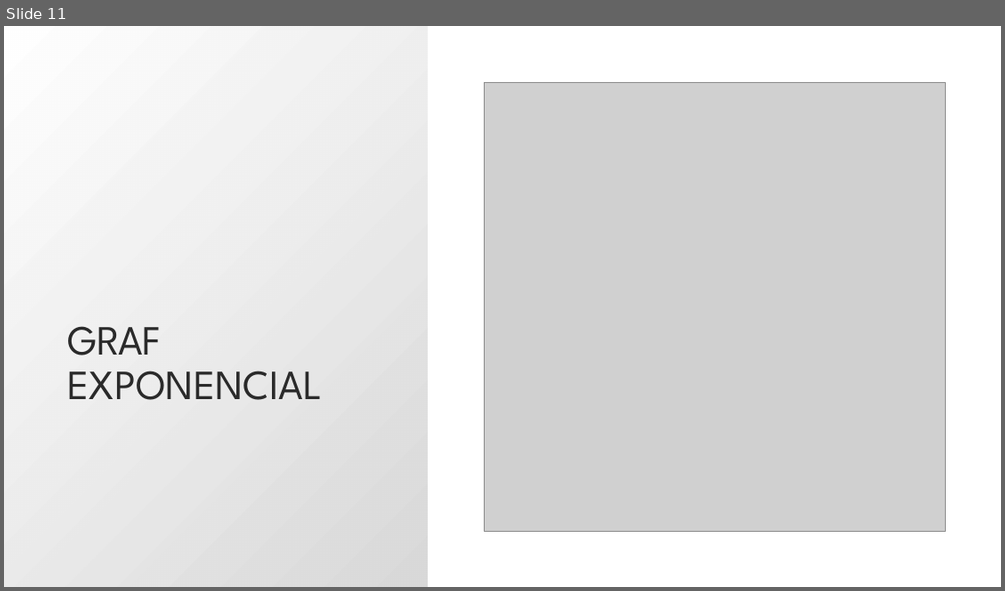
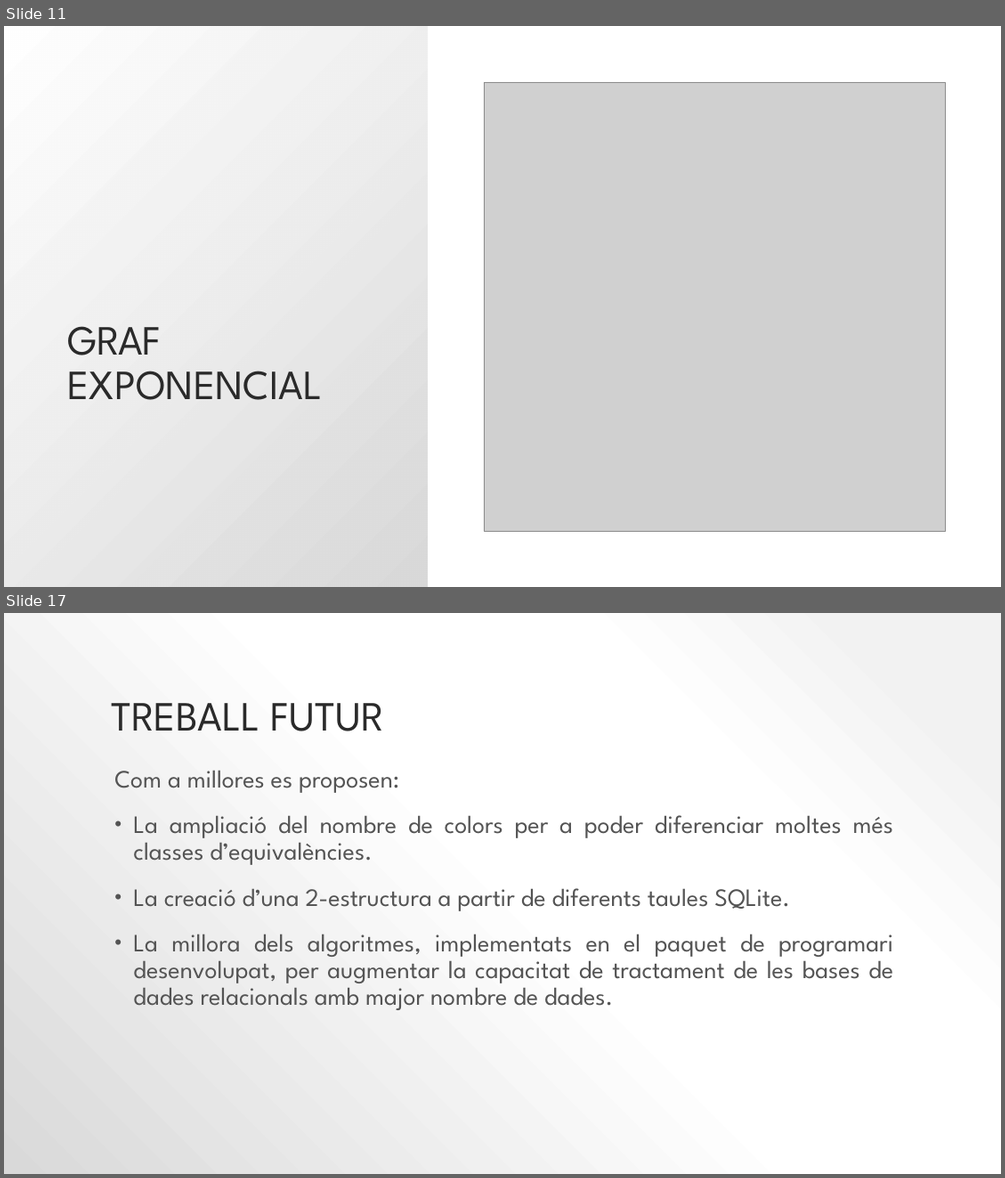
Before and after one commit to lrodrin/TFG, a slide deck: presentació.pptx. Shown one above the other, each under a label of ours: slide 11 before the commit, slides 11 and 17 after it; the slides between them are not shown. The pictures are 1005x591 and 1005x1178 pixels, drawn with LibreOffice and Linux fonts; fonts in the diff are those of the drawing; grey boxes stand for pictures. Boxes give left, top, right and bottom in pixels: in the first picture for what was removed or moved away, otherwise in the second. Text is boxed around its words. In the diff, an @@ line names an element or a change of style, - is before the commit and + after.

```diff
--- a/presentació.pptx
+++ b/presentació.pptx
@@ slide 17 added at (4,613,1001,1174), background gradient #F2F2F2 to #FFFFFF to #D9D9D9 @@
@@ title added at (111,703,384,731), 40 pt, text #2A2A2A @@
+TREBALL FUTUR
@@ text added at (114,770,894,1010), 24 pt, text #545454 @@
+Com a millores es proposen:
+• La ampliació del nombre de colors per a poder diferenciar moltes més classes d’equivalències.
+• La creació d’una 2-estructura a partir de diferents taules SQLite.
+• La millora dels algoritmes, implementats en el paquet de programari desenvolupat, per augmentar la capacitat de tractament de les bases de dades relacionals amb major nombre de dades.
```
Also in this commit, not shown: 8 slides changed, 4 other slides added, 1 slide removed, 1 other file.
